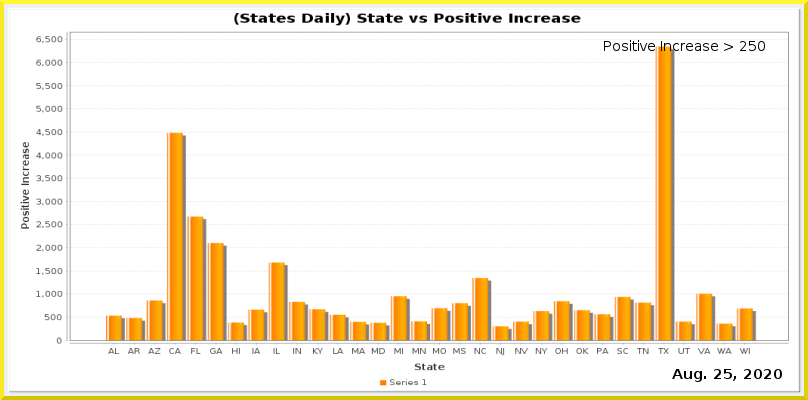
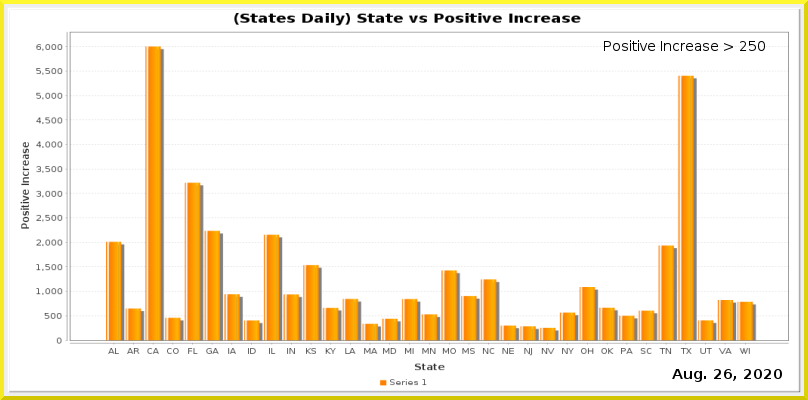
Comparing the layer stacks of the two w=808, h=400 images. Changes:
painted on "Current Date" over 724, 369, 732, 379
painted on "Date_vs_TestIncrease.png" over 36, 36, 789, 356
